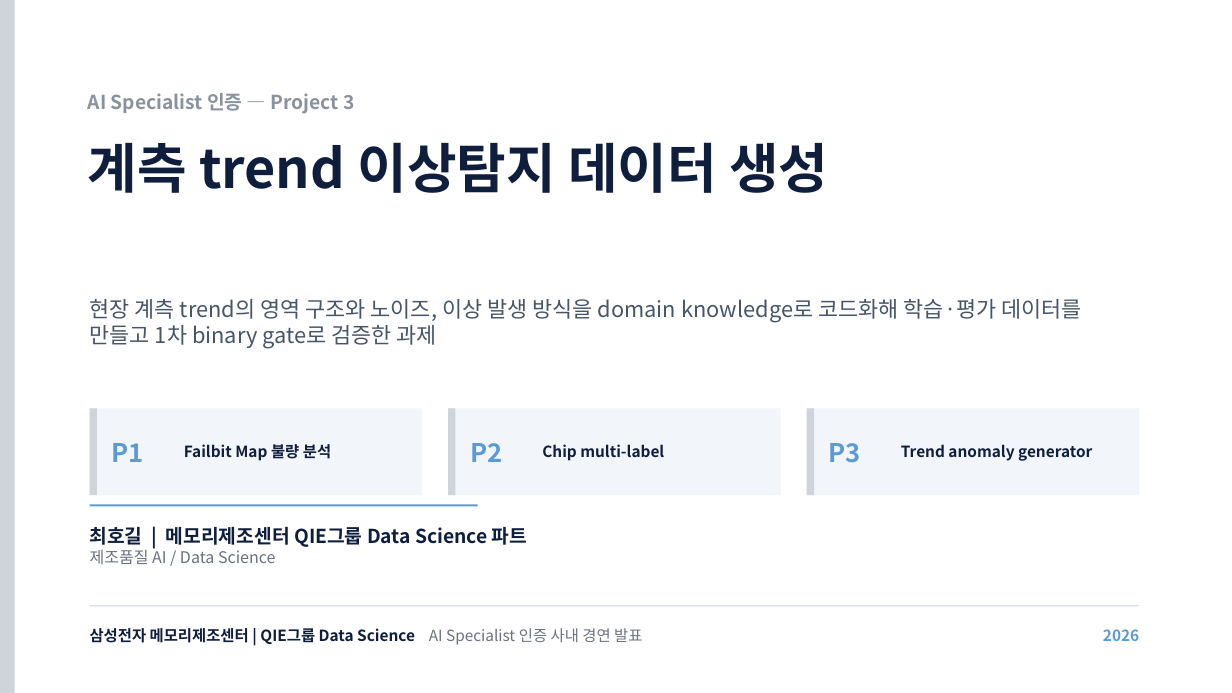
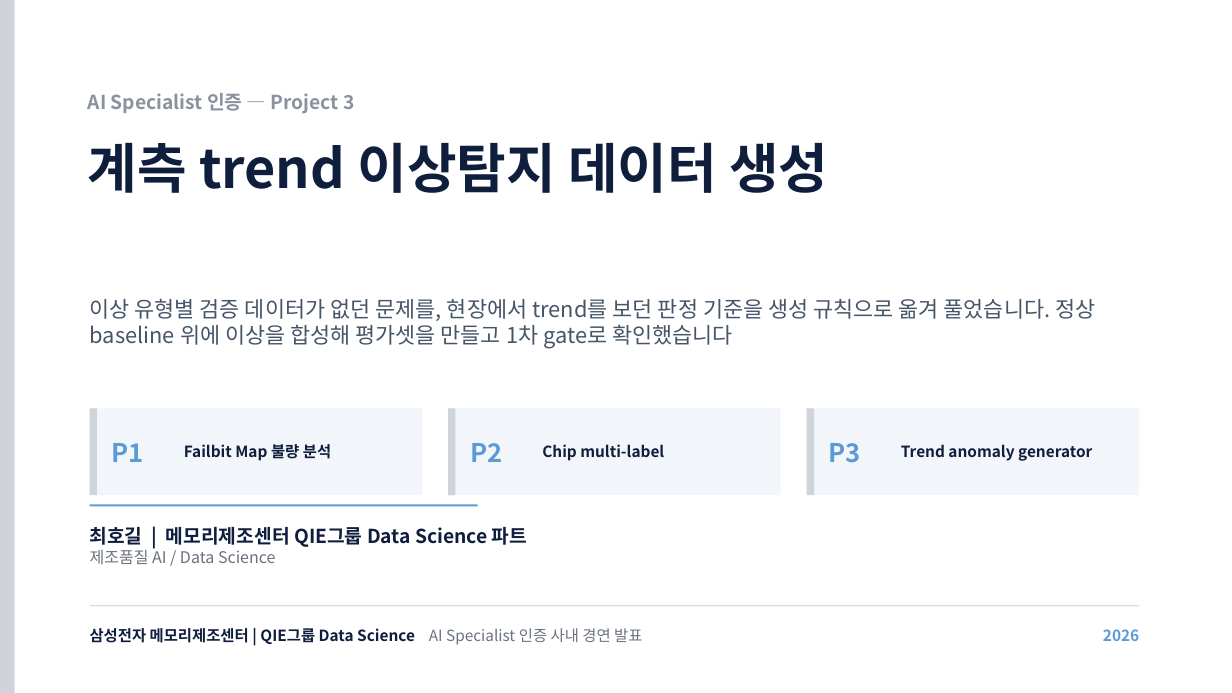
Before and after one commit to hogil/fbm_paper, a slide deck: slide 1 of recommendation/presentation/발표_P3_데이터생성_최호길.pptx. Drawn at 1232x693 pixels with LibreOffice and Linux fonts; fonts in the diff are those of the drawing. Boxes give left, top, right and bottom in pixels: in the first picture for what was removed or moved away, otherwise in the second. Text is boxed around its words. In the diff, an @@ line names an element or a change of style, - is before the commit and + after.

```diff
--- a/recommendation/presentation/발표_P3_데이터생성_최호길.pptx
+++ b/recommendation/presentation/발표_P3_데이터생성_최호길.pptx
@@ text at (90,298,1096,349): text changed @@
-현장 계측 trend의 영역 구조와 노이즈, 이상 발생 방식을 domain knowledge로 코드화해 학습·평가 데이터를 만들고 1차 binary gate로 검증한 과제
+이상 유형별 검증 데이터가 없던 문제를, 현장에서 trend를 보던 판정 기준을 생성 규칙으로 옮겨 풀었습니다. 정상 baseline 위에 이상을 합성해 평가셋을 만들고 1차 gate로 확인했습니다
```
Also in this commit, not shown: 6 other slides changed, 1 slide added, 1 other file.
